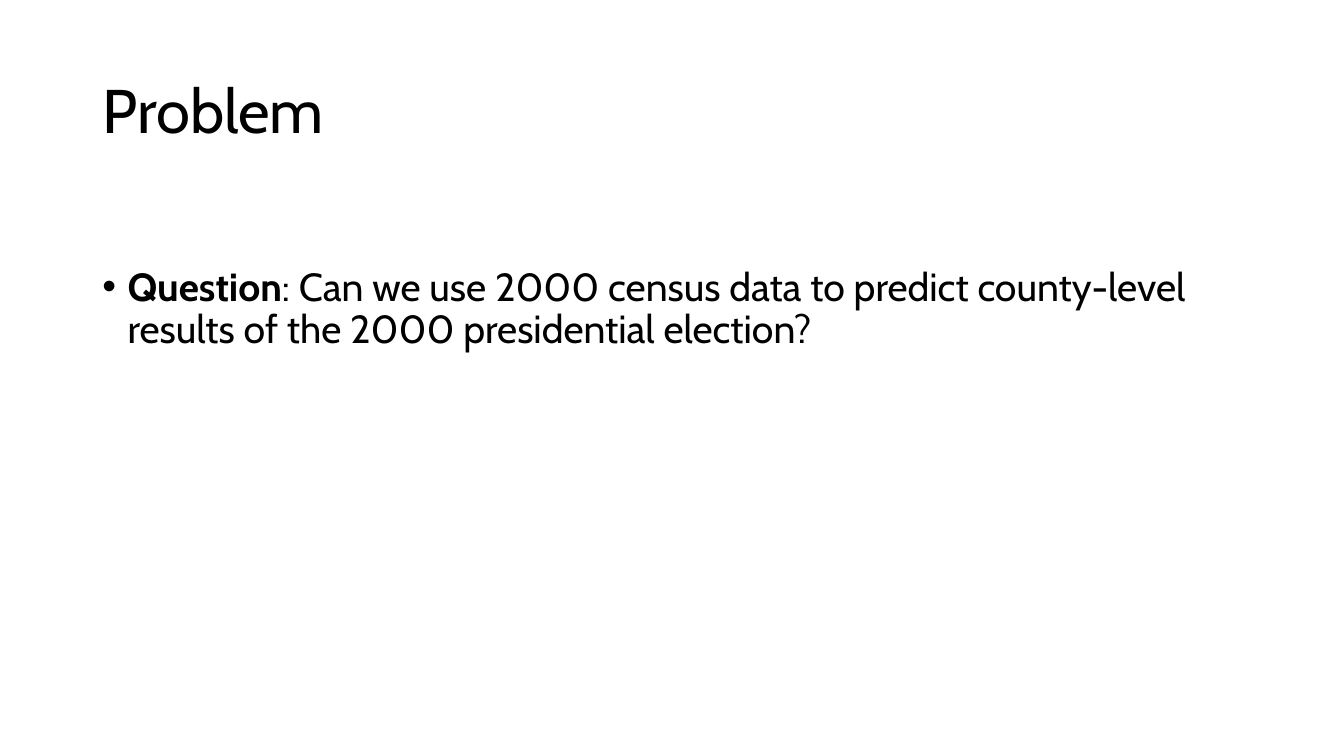
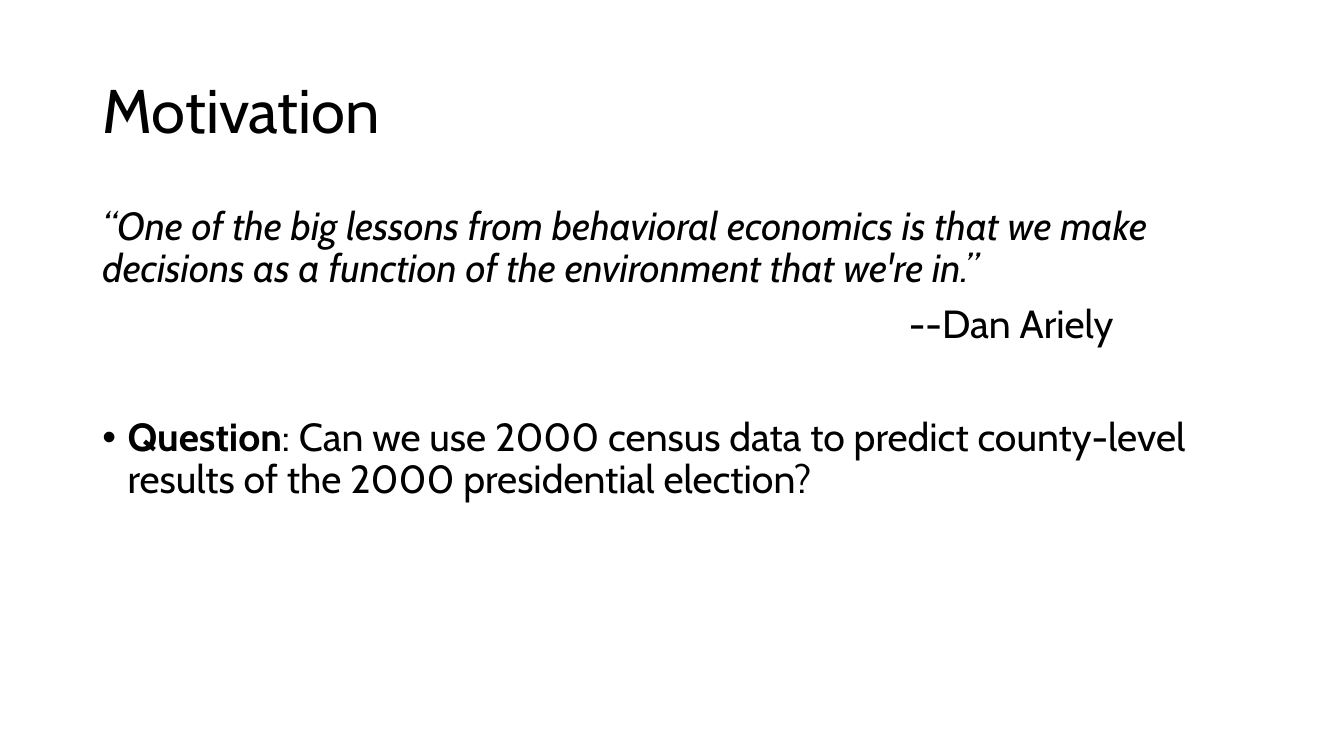
Before and after one commit to mosew/math650, a slide deck: slide 3 of votes/2000/Predicting 2000 Presidential Election Results.pptx (slide 2 before the commit). Drawn at 1344x756 pixels with LibreOffice and Linux fonts; fonts in the diff are those of the drawing. Boxes give left, top, right and bottom in pixels: in the first picture for what was removed or moved away, otherwise in the second. Text is boxed around its words. In the diff, an @@ line names an element or a change of style, - is before the commit and + after.

```diff
--- a/votes/2000/Predicting 2000 Presidential Election Results.pptx
+++ b/votes/2000/Predicting 2000 Presidential Election Results.pptx
@@ title at (102,90,380,134): text changed @@
-Problem
+Motivation
@@ text at (102,210,1147,348): paragraphs added @@
+“One of the big lessons from behavioral economics is that we make decisions as a function of the environment that we're in.”
+--Dan Ariely
```
Also in this commit, not shown: 7 other slides changed, 13 slides added, 6 slides removed, 14 other files.
